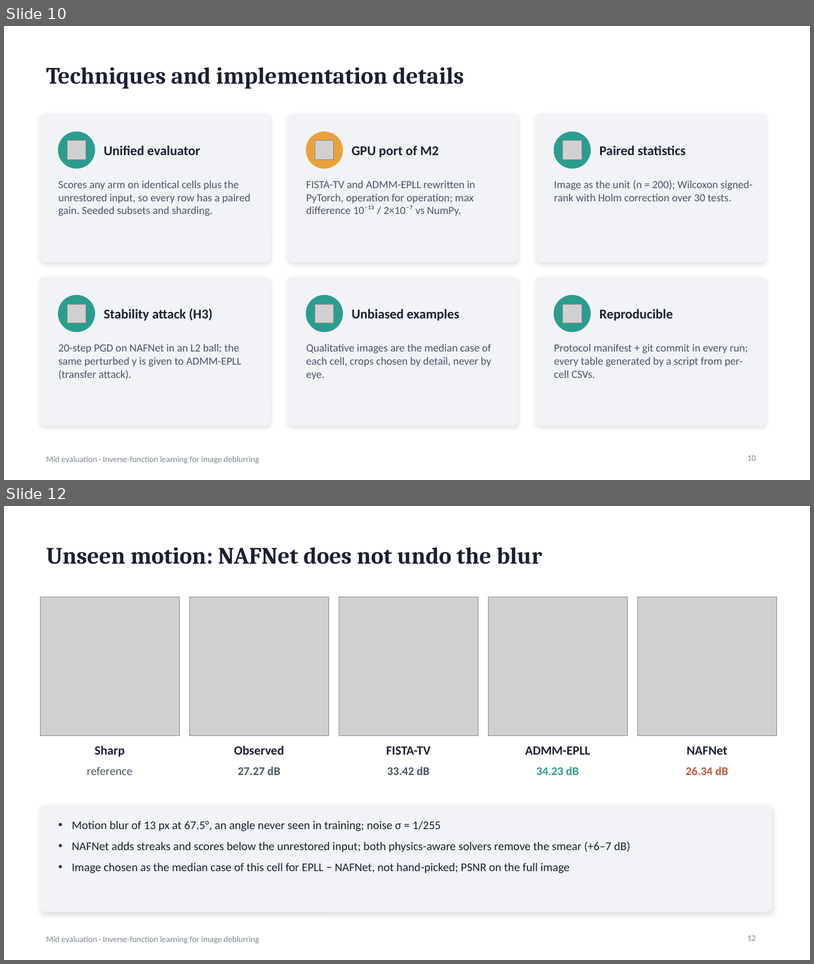
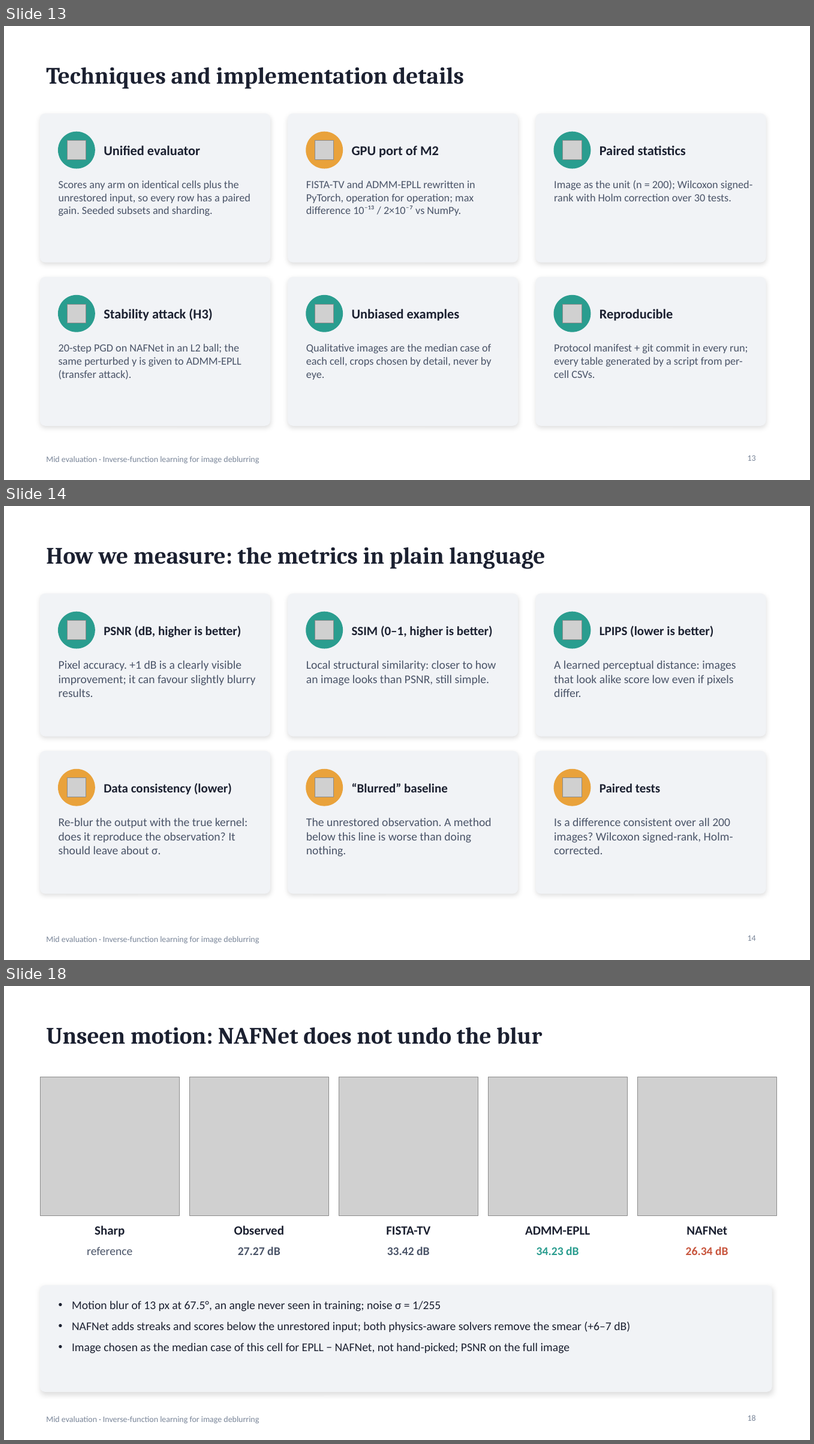
Before and after one commit to suryamanoj4/Inverse-Deblur, a slide deck: report/mid_evaluation.pptx. Shown one above the other, each under a label of ours: slides 10 and 12 before the commit, slides 13, 14 and 18 after it; the slides between them are not shown. The pictures are 814x964 and 814x1444 pixels, drawn with LibreOffice and Linux fonts; fonts in the diff are those of the drawing; grey boxes stand for pictures. Boxes give left, top, right and bottom in pixels: in the first picture for what was removed or moved away, otherwise in the second. Text is boxed around its words. In the diff, an @@ line names an element or a change of style, - is before the commit and + after.

```diff
--- a/report/mid_evaluation.pptx
+++ b/report/mid_evaluation.pptx
@@ slide 14 added at [4,506,810,960], background #FFFFFF; not listed: 1 template element that a slide beside it also shows @@
@@ title added at [46,547,545,569], 28 pt, text #1B2030, bold @@
+How we measure: the metrics in plain language
@@ rounded rectangle added at [40,594,270,736], fill #F1F3F6, outline #F1F3F6 0.75 pt @@
@@ rounded rectangle added at [288,594,518,736], fill #F1F3F6, outline #F1F3F6 0.75 pt @@
@@ rounded rectangle added at [536,594,766,736], fill #F1F3F6, outline #F1F3F6 0.75 pt @@
@@ ellipse added at [59,612,95,648], fill #2A9D8F, outline #2A9D8F 1 pt @@
@@ ellipse added at [306,612,343,648], fill #2A9D8F, outline #2A9D8F 1 pt @@
@@ ellipse added at [555,612,591,648], fill #2A9D8F, outline #2A9D8F 1 pt @@
@@ picture added at [67,621,86,639] @@
@@ text added at [104,625,242,637], 15 pt, text #1B2030, bold @@
+PSNR (dB, higher is better)
@@ picture added at [315,621,333,639] @@
@@ text added at [352,625,493,637], 15 pt, text #1B2030, bold @@
+SSIM (0–1, higher is better)
@@ picture added at [563,621,582,639] @@
@@ text added at [600,625,714,637], 15 pt, text #1B2030, bold @@
+LPIPS (lower is better)
@@ text added at [59,660,256,697], 14 pt, text #4A5468 @@
+Pixel accuracy. +1 dB is a clearly visible improvement; it can favour slightly blurry results.
@@ text added at [306,660,497,685], 14 pt, text #4A5468 @@
+Local structural similarity: closer to how an image looks than PSNR, still simple.
@@ text added at [554,660,736,697], 14 pt, text #4A5468 @@
+A learned perceptual distance: images that look alike score low even if pixels differ.
@@ rounded rectangle added at [40,751,270,893], fill #F1F3F6, outline #F1F3F6 0.75 pt @@
@@ rounded rectangle added at [288,751,518,893], fill #F1F3F6, outline #F1F3F6 0.75 pt @@
@@ rounded rectangle added at [536,751,766,893], fill #F1F3F6, outline #F1F3F6 0.75 pt @@
@@ ellipse added at [59,769,95,805], fill #E9A23B, outline #E9A23B 1 pt @@
@@ ellipse added at [306,769,343,805], fill #E9A23B, outline #E9A23B 1 pt @@
@@ ellipse added at [555,769,591,805], fill #E9A23B, outline #E9A23B 1 pt @@
@@ picture added at [67,778,86,796] @@
@@ text added at [104,783,232,795], 15 pt, text #1B2030, bold @@
+Data consistency (lower)
@@ picture added at [315,778,333,796] @@
@@ text added at [352,783,448,792], 15 pt, text #1B2030, bold @@
+“Blurred” baseline
@@ picture added at [563,778,582,796] @@
@@ text added at [600,783,660,792], 15 pt, text #1B2030, bold @@
+Paired tests
@@ text added at [59,817,248,854], 14 pt, text #4A5468 @@
+Re-blur the output with the true kernel: does it reproduce the observation? It should leave about σ.
@@ text added at [306,817,492,856], 14 pt, text #4A5468 @@
+The unrestored observation. A method below this line is worse than doing nothing.
@@ text added at [554,817,734,854], 14 pt, text #4A5468 @@
+Is a difference consistent over all 200 images? Wilcoxon signed-rank, Holm-corrected.
@@ page number added at [748,935,756,940], 10 pt, text #7A8699 @@
+14
@@ what was slide 10 is now slide 13 @@
@@ page number at [748,455,756,460]: text changed @@
-10
+13
@@ what was slide 12 is now slide 18 @@
@@ page number at [748,1414,756,1420]: text changed @@
-12
+18
```
Also in this commit, not shown: 3 slides changed, 9 other slides added, 7 other files.
